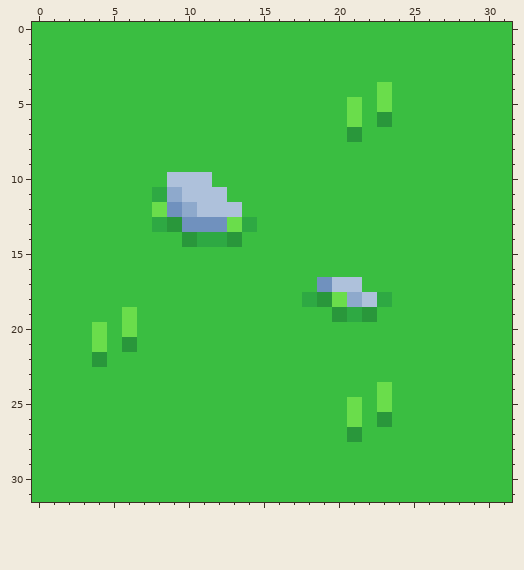
File history of a pixel-art sprite, core/assets/images/tile/GROUND_7.png. Above, as it was before the edit.
The file is 32x32 pixels. Colours within 5 levels of each other are drawn and written as one.
Once edited:
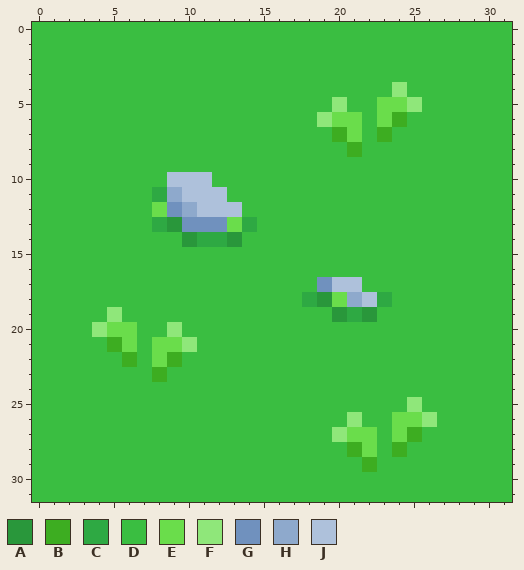
Palette (. is transparent): A #29973b  B #3dad21  C #2ea943  D #3abe41  E #6add4b  F #8fe77a  G #7091be  H #8ea9cc  J #aec1db
The exact change:
Colour D becomes colour B in row 6 at x 24; in row 7 at x 20 and 23; in row 8 at x 21; in row 21 at x 5; in row 22 at x 6 and 9; in row 23 at x 8.
Colour D becomes colour B in row 27 at x 25; in row 28 at x 21 and 24; in row 29 at x 22.
Colour A becomes colour D in row 22 at x 4; in row 26 at x 23.
Colour E becomes colour D in row 4 at x 23; in row 5 at x 21; in row 19 at x 6; in row 21 at x 4; in row 24 at x 23; in row 25 at x 21 and 23.
Colour A becomes colour E in row 6 at x 23; in row 7 at x 21; in row 21 at x 6; in row 27 at x 21.
Colour D becomes colour E in row 5 at x 24; in row 6 at x 20; in row 20 at x 5; in row 21 at x 8 to 9; in row 22 at x 8; in row 26 at x 24 to 25.
Colour D becomes colour E in row 27 at x 22 and 24; in row 28 at x 22.
Colour D becomes colour F in row 4 at x 24; in row 5 at x 20 and 25; in row 6 at x 19; in row 19 at x 5; in row 20 at x 9; in row 21 at x 10.
Colour D becomes colour F in row 25 at x 25; in row 26 at x 26; in row 27 at x 20.
Colour E becomes colour F in row 20 at x 4; in row 26 at x 21.
Changed places in both pictures, as pixel boxes (x1, y1, x2, y2):
changed: (317, 82, 422, 157)
changed: (92, 307, 197, 382)
changed: (332, 382, 437, 472)
